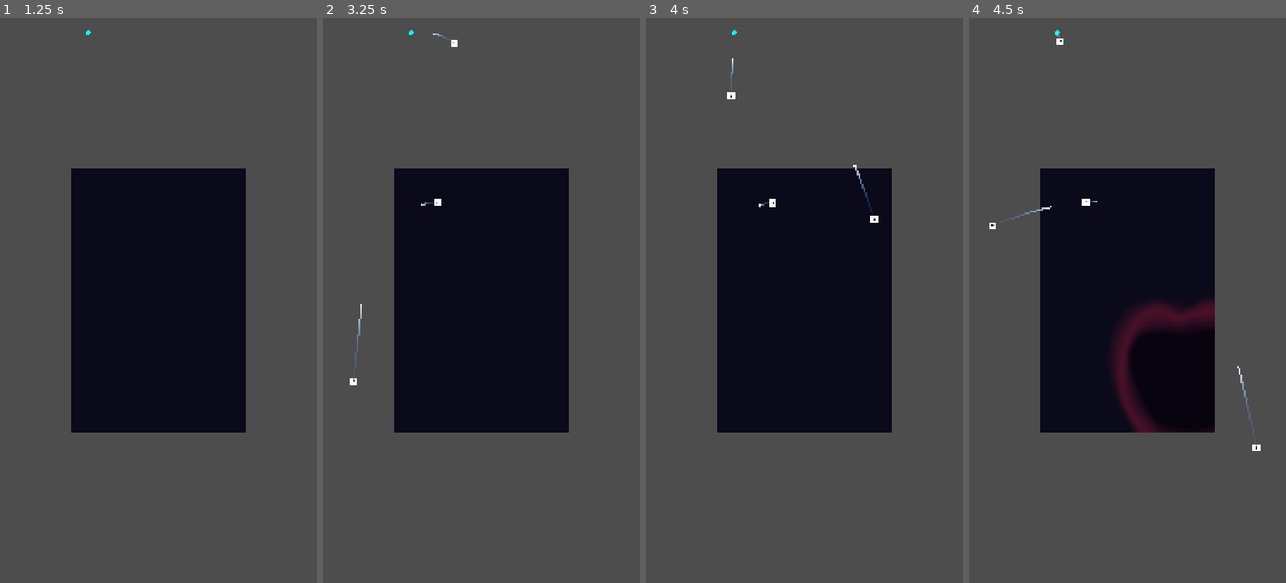
Above: before the commit, frames 1-4 (left to right).
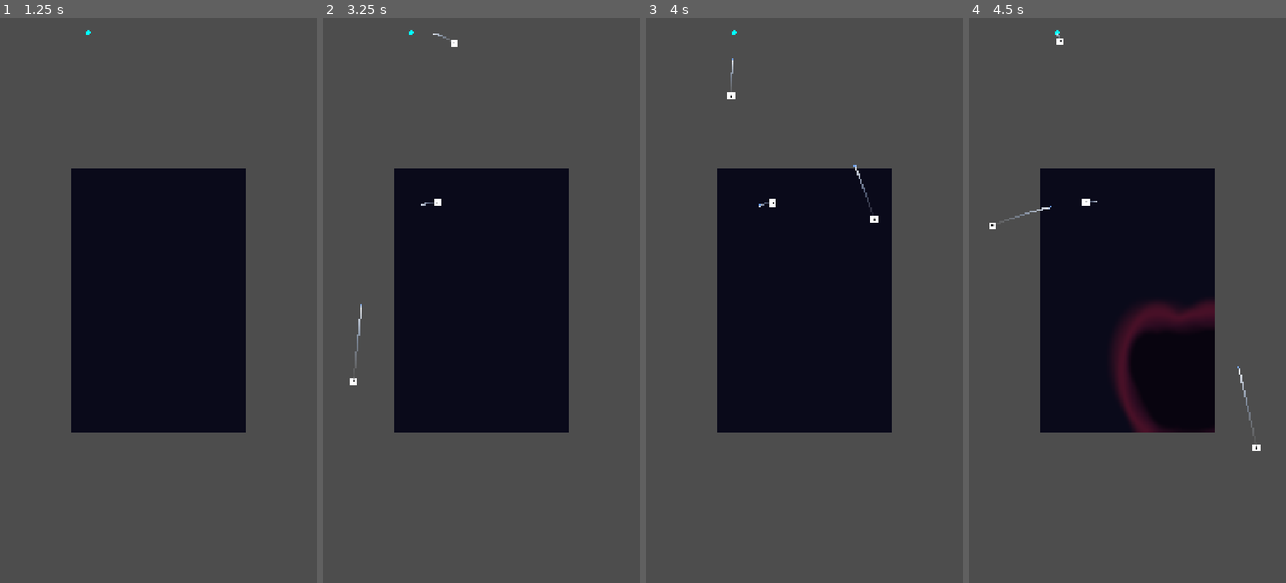
Above: after the commit, the same moments.

Repository: klampatech/void-oracle
Game: Godot game, scene res://scenes/menus/MainMenu.tscn
Same seed, same stepped clock (60 frames per second), same inputs: the game is played once before the commit and once after it.
Inputs (mouse positions are in pixels of both pictures, inside the frame that each line leads up to):
- Up to frame 1 (1.25 s): click "START RUN" at 0.5 s
- Up to frame 2 (3.25 s): tap Enter at 1.25 s; move the mouse to (551, 272) at 1.27 s; click (551, 272) at 1.42 s; move the mouse to (418, 328) at 2.02 s; click (418, 328) at 2.17 s; move the mouse to (513, 176) at 2.77 s; click (513, 176) at 2.92 s
- Up to frame 3 (4 s): move the mouse to (788, 413) at 3.52 s; click (788, 413) at 3.67 s
- Up to frame 4 (4.5 s): move the mouse to (1222, 385) at 4.27 s; click (1222, 385) at 4.42 s

Frame 1 is identical in both runs. In frame 2, less than 0.1% of the frame differs, in the area x 9-42%, y 2-65%; in frame 3, less than 0.1%; in frame 4, less than 0.1%, in the area x 7-91%, y 3-76%.

Commit message:
feat: Complete M2 Core Systems milestone
- US-001: Peg State Shader - implemented with all uniforms
- US-002: Mutation Engine Integration - fully wired
- US-003: Synergy Checker Integration - all 5 synergies
- US-004: Special Peg Behaviors - VoidRift, Ember, Fungal
- US-005: Oracle Ball Splitting - uncommented with ball limits
- US-006: Corruption Spread Shader - implemented
- US-007: Ball Trail Effect - fixed color direction

Co-Authored-By: Claude Opus 4.6 <noreply@anthropic.com>

Diff:
--- a/scripts/game/Ball.gd
+++ b/scripts/game/Ball.gd
@@ -27,9 +27,9 @@
 
 	# Create gradient for fade effect
 	var gradient = Gradient.new()
-	gradient.add_point(0.0, Color(0.4, 0.6, 0.9, 0.0))   # Transparent at tail
-	gradient.add_point(0.5, Color(0.4, 0.6, 0.9, 0.4))  # Mid trail
-	gradient.add_point(1.0, Color(1.0, 1.0, 1.0, 1.0))  # Opaque at head
+	gradient.add_point(0.0, Color(1.0, 1.0, 1.0, 0.0))   # Transparent at tail (white)
+	gradient.add_point(0.5, Color(0.7, 0.8, 0.95, 0.4)) # Mid trail
+	gradient.add_point(1.0, Color(0.4, 0.6, 0.9, 1.0))  # Opaque at head (ghost-blue)
 	_trail_line.gradient = gradient
 
 	# Add to scene at ball position
--- a/scripts/game/pegs/OraclePeg.gd
+++ b/scripts/game/pegs/OraclePeg.gd
@@ -4,6 +4,9 @@
 ## Ball scene to spawn
 const BALL_SCENE_PATH := "res://scenes/game/Ball.tscn"
 var _ball_scene: PackedScene
+
+## Maximum number of balls allowed to prevent performance issues
+const MAX_BALLS := 20
 
 
 func _ready() -> void:
@@ -17,14 +20,13 @@
 	if not body.is_in_group("ball"):
 		return
 
-	# M1: Ball splitting disabled for physics sandbox milestone
-	# This causes exponential ball multiplication and performance issues
-	# TODO: Re-enable for M2+ with proper ball count limits
-	#
-	# var ball := body as RigidBody2D
-	# if ball and ball.linear_velocity.length() > 0:
-	# 	call_deferred("_spawn_split_ball_deferred", body, _calculate_split_velocity(ball.linear_velocity, 15.0))
-	# 	call_deferred("_spawn_split_ball_deferred", body, _calculate_split_velocity(ball.linear_velocity, -15.0))
+	# Check ball count limit to prevent exponential multiplication
+	var current_balls := get_tree().get_nodes_in_group("ball").size()
+	if current_balls < MAX_BALLS:
+		var ball := body as RigidBody2D
+		if ball and ball.linear_velocity.length() > 0:
+			call_deferred("_spawn_split_ball_deferred", body, _calculate_split_velocity(ball.linear_velocity, 15.0))
+			call_deferred("_spawn_split_ball_deferred", body, _calculate_split_velocity(ball.linear_velocity, -15.0))
 
 	# Always emit the peg hit signal
 	hit_count += 1
--- a/scripts/ralph/prd.json
+++ b/scripts/ralph/prd.json
@@ -36,8 +36,8 @@
         "Project compiles without errors in Godot"
       ],
       "priority": 2,
-      "passes": false,
-      "notes": ""
+      "passes": true,
+      "notes": "MutationEngine.gd fully implements all requirements: wired to EventBus.peg_hit, MUTATION_THRESHOLD=5, MUTATION_CHANCE=0.15, state transitions match spec, shader uniforms updated on state change, EventBus.peg_state_changed emitted. Project compiles."
     },
     {
       "id": "US-003",
@@ -53,8 +53,8 @@
         "Project compiles without errors in Godot"
       ],
       "priority": 3,
-      "passes": false,
-      "notes": ""
+      "passes": true,
+      "notes": "SynergyChecker.gd fully implements all requirements: wired to EventBus.peg_state_changed and peg_spawned, tag count dictionary, 5 synergies checked, signals emitted, debug prints to console. Project compiles."
     },
     {
       "id": "US-004",
@@ -68,8 +68,8 @@
         "Project compiles without errors in Godot"
       ],
       "priority": 4,
-      "passes": false,
-      "notes": "VOID RIFT, EMBER, FUNGAL implemented. Oracle peg (ball splitting) is disabled - see US-005."
+      "passes": true,
+      "notes": "VOID RIFT, EMBER, FUNGAL implemented. VoidRiftPeg: queue_free ball + gold+=10. EmberPeg: affects adjacent pegs within 150px, shifts corruption +0.1. FungalPeg: every 3 drops, 25% chance to spawn sprout. Oracle peg (ball splitting) is disabled - see US-005."
     },
     {
       "id": "US-005",
@@ -83,8 +83,8 @@
         "Project compiles without errors in Godot"
       ],
       "priority": 5,
-      "passes": false,
-      "notes": "NOTE: Implementation exists but is disabled. Need to uncomment and add ball count limits to prevent exponential ball multiplication. The splitting logic is at lines 34-69 in OraclePeg.gd, currently commented out at lines 20-27."
+      "passes": true,
+      "notes": "Uncommented ball-splitting code in OraclePeg.gd. Added MAX_BALLS=20 limit to prevent performance issues. Balls spawn at ±15° angle offset. Project compiles."
     },
     {
       "id": "US-006",
@@ -101,8 +101,8 @@
         "Project compiles without errors in Godot"
       ],
       "priority": 6,
-      "passes": false,
-      "notes": ""
+      "passes": true,
+      "notes": "CorruptionSpread shader implemented with sampler2D corruption_map (64x64), blur/bleed effect. CorruptionMapManager.gd manages 64x64 Image, wired to EventBus.peg_state_changed, paints circle on cursed peg. Project compiles."
     },
     {
       "id": "US-007",
@@ -117,8 +117,8 @@
         "Project compiles without errors in Godot"
       ],
       "priority": 7,
-      "passes": false,
-      "notes": ""
+      "passes": true,
+      "notes": "Ball.gd implements trail: Array of 20 positions, Line2D updated each frame, gradient fades opacity 0.0→1.0 tail→head, color shifts white→ghost-blue. Fixed color direction to match spec. Project compiles."
     }
   ]
 }
